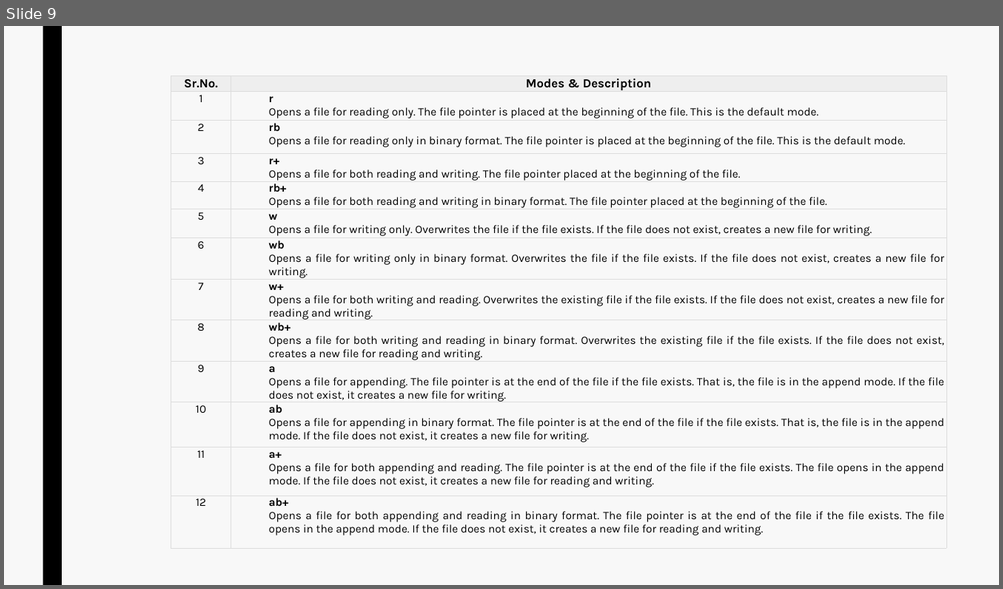
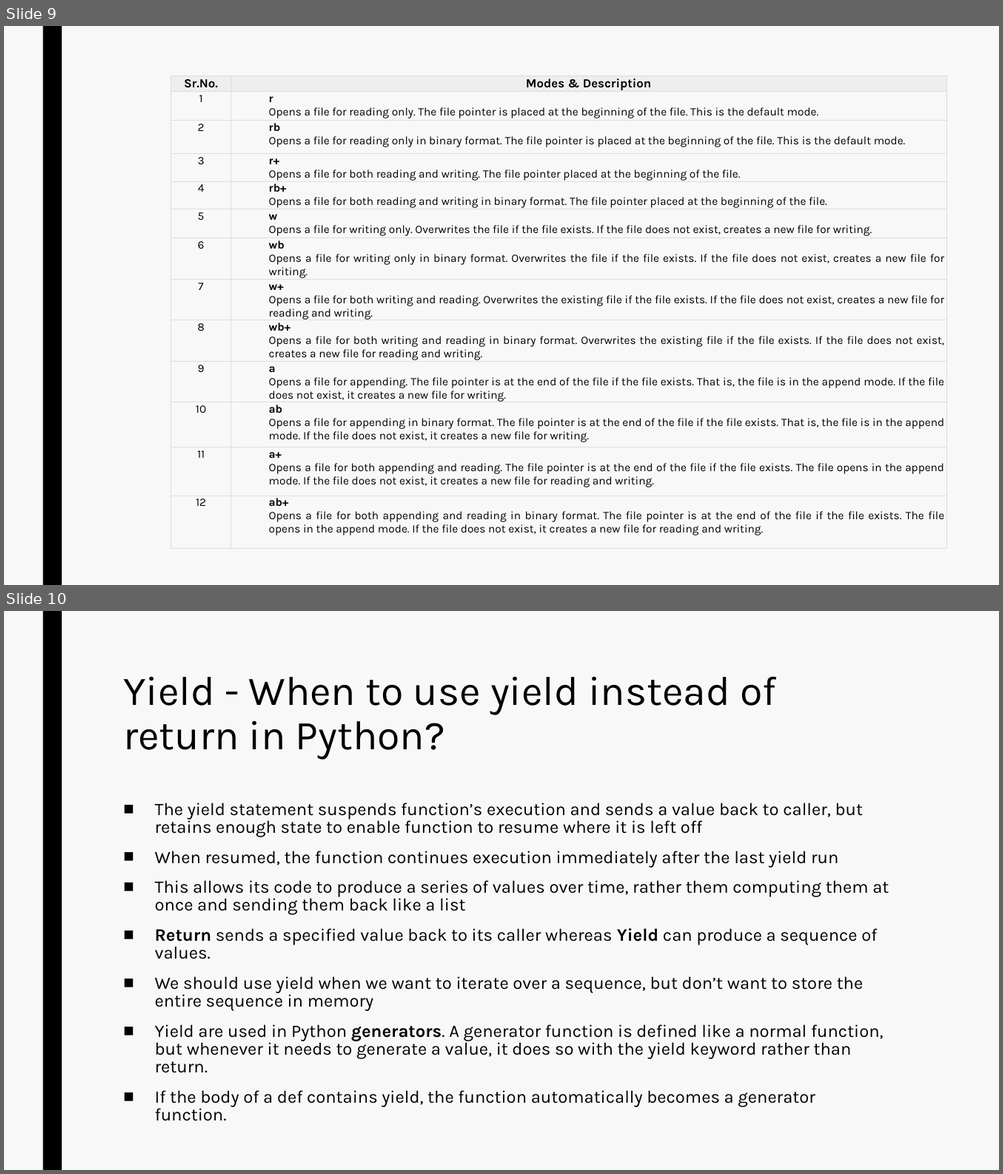
Before and after one commit to naveens33/python_tutorials, a slide deck: ppt/Misc.pptx. Shown one above the other, each under a label of ours: slide 9 before the commit, slides 9 and 10 after it. The pictures are 1003x589 and 1003x1174 pixels, drawn with LibreOffice and Linux fonts; fonts in the diff are those of the drawing. Boxes give left, top, right and bottom in pixels: in the first picture for what was removed or moved away, otherwise in the second. Text is boxed around its words. In the diff, an @@ line names an element or a change of style, - is before the commit and + after.

```diff
--- a/ppt/Misc.pptx
+++ b/ppt/Misc.pptx
@@ slide 10 added at <box>4,611,999,1170</box>, background #F8F8F8; not listed: 1 template element that a slide beside it also shows @@
@@ title added at <box>123,677,776,759</box>, 39.6 pt, text #000000 @@
+Yield - When to use yield instead of return in Python?
@@ text added at <box>155,803,888,1073</box>, 17 pt, text #000000 @@
+■ The yield statement suspends function’s execution and sends a value back to caller, but retains enough state to enable function to resume where it is left off
+■ When resumed, the function continues execution immediately after the last yield run
+■ This allows its code to produce a series of values over time, rather them computing them at once and sending them back like a list
+■ Return sends a specified value back to its caller whereas Yield can produce a sequence of values.
+■ We should use yield when we want to iterate over a sequence, but don’t want to store the entire sequence in memory
+■ Yield are used in Python generators. A generator function is defined like a normal function, but whenever it needs to generate a value, it does so with the yield keyword rather than return.
+■ If the body of a def contains yield, the function automatically becomes a generator function.
```
Also in this commit, not shown: 1 slide changed, 4 other files.
